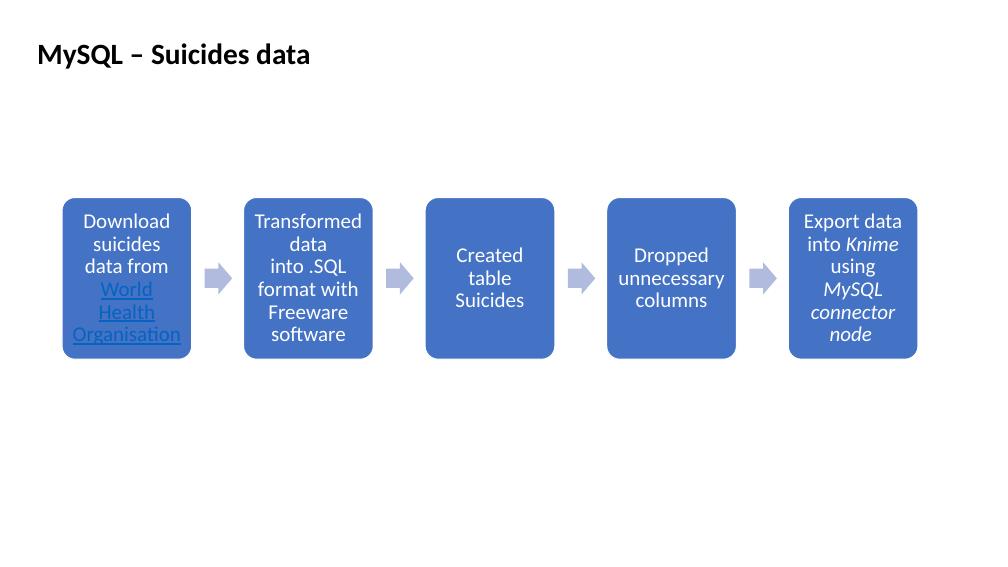
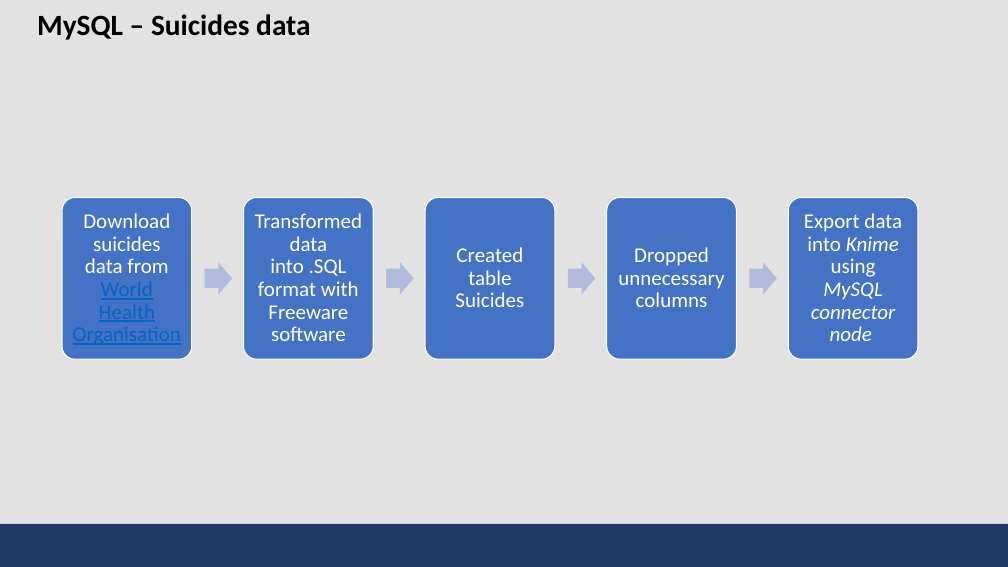
Before and after one commit to bmbln/Team_Manila, a slide deck: slide 3 of DE Term Project/DE_TermProject2_Presentation.pptx (slide 5 before the commit). Drawn at 1008x567 pixels with LibreOffice and Linux fonts; fonts in the diff are those of the drawing. Boxes give left, top, right and bottom in pixels: in the first picture for what was removed or moved away, otherwise in the second. Text is boxed around its words. In the diff, an @@ line names an element or a change of style, - is before the commit and + after.

```diff
--- a/DE Term Project/DE_TermProject2_Presentation.pptx
+++ b/DE Term Project/DE_TermProject2_Presentation.pptx
@@ background #FFFFFF to #E2E2E2 @@
@@ title "MySQL – Suicides data": place and size @@
-title "MySQL – Suicides data" at [37,43,310,69]
+title "MySQL – Suicides data" at [37,14,310,40]
@@ rectangle added at [0,524,1008,567], fill #203864 @@
```
Also in this commit, not shown: 5 other slides changed, 3 slides added, 1 slide removed.
